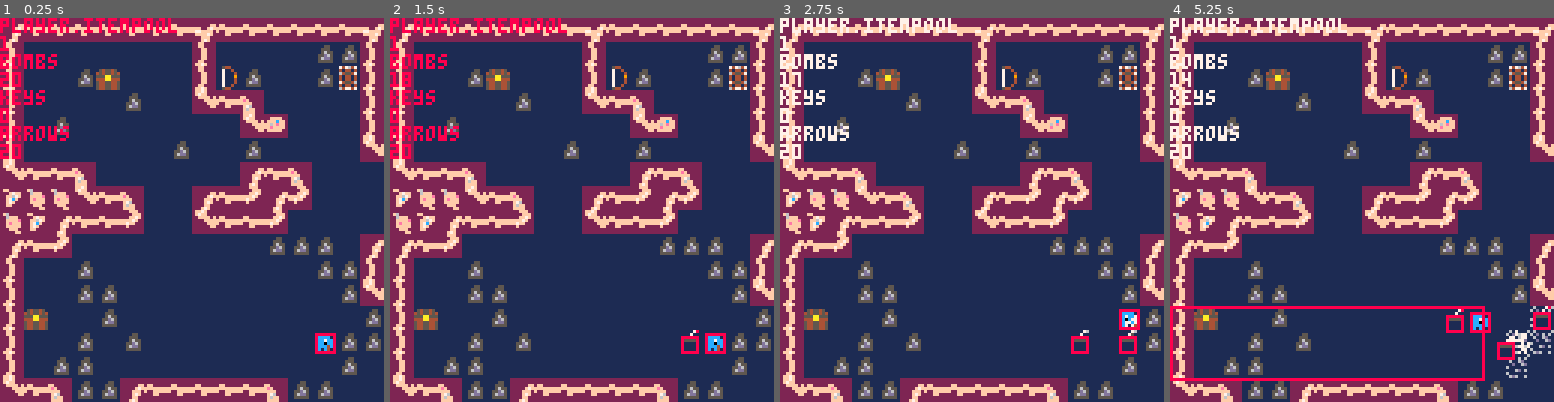
Above: before the commit, frames 1-4 (left to right).
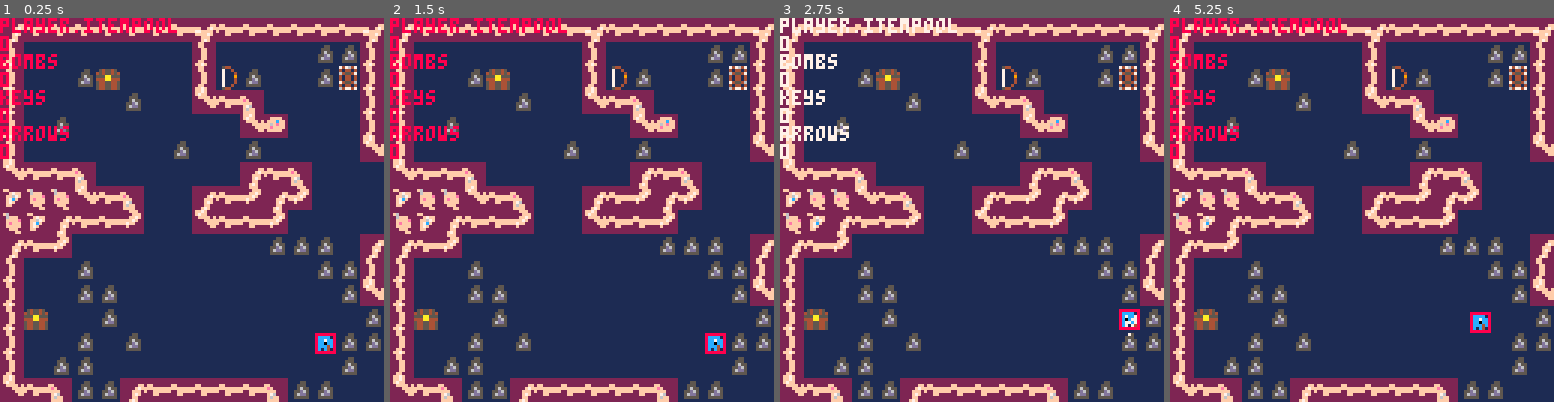
Above: after the commit, the same moments.

Repository: s-france/pico8GameS
Game: PICO-8 cartridge squid.p8
Two runs of this game, one before a commit and one after it. Both use one fixed random seed, a clock stepped at 60 frames per second and the inputs below.
Inputs:
- Up to frame 1 (0.25 s): no input
- Up to frame 2 (1.5 s): tap X (X key) at 0.33, 1.07 s; tap O (Z key) at 0.7 s
- Up to frame 3 (2.75 s): hold Right 1.6-2.1 s; tap O (Z key) at 1.7, 2.1, 2.5 s; tap X (X key) at 1.85 s; hold Up 2.15-2.42 s; hold Right from 2.47 s (still down)
- Up to frame 4 (5.25 s): tap O (Z key) every 0.4 s from 2.9 to 4.9 s; tap X (X key) at 2.97, 4.08, 5.2 s; release Right at 3.03 s; hold Left 3.08-3.58 s; hold Down 3.63-3.97 s; hold Right 4.02-4.68 s; hold Up 4.73-5.03 s; hold Left from 5.08 s (still down)

The runs differ from the first frame. In frame 1, 0.2% of the frame differs, in the area x 0-6%, y 4-37%; in frame 2, 0.5%; in frame 3, 0.6%; in frame 4, 5.1%, in the area x 0-100%, y 0-95%.

Commit message:
Update squid.p8

Diff:
--- a/squid.p8
+++ b/squid.p8
@@ -128,12 +128,12 @@
  player.interaction = false
  // player items
  player.itempool = {
-  ["bow"] = {42, 1, 0},
+  ["bow"] = {42, 0, 0},
  	["raft"] = {43, 0, 0} }
  player.resources = {
-  ["bombs"] = {20, 0},
+  ["bombs"] = {0, 0},
   ["keys"] = {0},
-  ["arrows"] = {20},
+  ["arrows"] = {0},
   ["money"] = {0} }
  player.inputs = {
   [1] = "sword",
@@ -235,10 +235,6 @@
 
 function update_player()
 
-	--process input, update world pos
-	// called from above
-	move_player()
-
 	--update player face direction
 
  local prev = player.face
@@ -263,7 +259,9 @@
 		player.face -=1
 	end
 
-
+	--process input, update world pos
+	// called from above
+	move_player()
 
 
 
@@ -670,51 +668,6 @@
 	return sub(tostr(v,true),5,6)
 end
 
-function load_level(id)
-	has_dashed,has_key= false
-
-	--remove existing objects
-	foreach(objects,destroy_object)
-
-	--reset camera speed
-	cam_spdx,cam_spdy=0,0
-
-	local diff_level=lvl_id~=id
-
-	--set level index
-	lvl_id=id
-
-	--set level globals
-	local tbl=split(levels[lvl_id])
-	for i=1,4 do
-		_ENV[split"lvl_x,lvl_y,lvl_w,lvl_h"[i]]=tbl[i]*16
-	end
-	lvl_title=tbl[5]
-	lvl_pw,lvl_ph=lvl_w*8,lvl_h*8
-
-	--level title setup
-	ui_timer=5
-
-	--reload map
-	if diff_level then
-		reload()
-		--check for mapdata strings
-		if mapdata[lvl_id] then
-			replace_mapdata(lvl_x,lvl_y,lvl_w,lvl_h,mapdata[lvl_id])
-		end
-	end
-
-	-- entities
-	for tx=0,lvl_w-1 do
-		for ty=0,lvl_h-1 do
-			local tile=tile_at(tx,ty)
-			if tiles[tile] then
-				init_object(tiles[tile],tx*8,ty*8,tile)
-			end
-		end
-	end
-end
-
 --replace mapdata with hex
 function replace_mapdata(x,y,w,h,data)
 	for i=1,#data,2 do
@@ -1343,12 +1296,12 @@
 0603030303030303030303030303030303030303030303030303030303030303030303030303030303030303030303030303030303030303030303030303030303030303030303030303030303030303030303030303030303030303030303030303030303030303030303030303030303030303030303030303030303030306
 060303030303030303030303030303030303030308040d0317040409030303030303031f1f1f1f1f1f1f0303030303030303030303030303030303030303030303030303030303030303030303030303030303030303030303030303030303030303030303030303030303030303030303030303030303030303030303030306
 0603030303031f1e1f1e1f0303030303030303030601010101010106030303030303031f30303030301f0303030303030303030303030303030303030303030303030303030303030303030303030303030303030303030303030303030303030303030303030303030303030303030303030303030303030303030303030306
-06031a0303031f0319031f030303030303030303060101010101010f030303030303031f30303030301f0303030303030303030303030303030303030303030303030303030303030303030303030303030303030303030303030303030303030303030303030303030303030303030303030303030303030303030303030306
-06031a0303031f0303031f0303030303030303030f01010101010103030303030303031f30303030301f0303030303030303030303030303030303030303030303030303030303030303030303030303030303030303030303030303030303030303030303030303030303030303030303030303030303030303030303030306
-06031a0303031f1e1d1e1f030303030303030303030101011b01010e030303030303031f30303030301f0303030303030303030303030303030303030303030303030303030303030303030303030303030303030303030303030303030303030303030303030303030303030303030303030303030303030303030303030306
-06031a03030303030303030303030303030303030e01010101010106030303030303031f1f1f2f1f1f1f0303030303030303030303030303030303030303030303030303030303030303030303030303030303030303030303030303030303030303030303030303030303030303030303030303030303030303030303030306
-06031a0303030303030303030303030303030303060101010101010603030303030303030303030303030303030303030303030303030303030303030303030303030303030303030303030303030303030303030303030303030303030303030303030303030303030303030303030303030303030303030303030303030306
-06030303031d03031d03031d03030303030303030504040d0317040703030303030303030303030303030303030303030303030303030303030303030303030303030303030303030303030303030303030303030303030303030303030303030303030303030303030303030303030303030303030303030303030303030306
+0603030303031f0319031f030303030303030303060101010101010f030303030303031f30303030301f0303030303030303030303030303030303030303030303030303030303030303030303030303030303030303030303030303030303030303030303030303030303030303030303030303030303030303030303030306
+0603030303031f0303031f0303030303030303030f01010101010103030303030303031f30303030301f0303030303030303030303030303030303030303030303030303030303030303030303030303030303030303030303030303030303030303030303030303030303030303030303030303030303030303030303030306
+0603030303031f1e1d1e1f030303030303030303030101011b01010e030303030303031f30303030301f0303030303030303030303030303030303030303030303030303030303030303030303030303030303030303030303030303030303030303030303030303030303030303030303030303030303030303030303030306
+06030303030303030303030303030303030303030e01010101010106030303030303031f1f1f2f1f1f1f0303030303030303030303030303030303030303030303030303030303030303030303030303030303030303030303030303030303030303030303030303030303030303030303030303030303030303030303030306
+0603030303030303030303030303030303030303060101010101010603030303030303030303030303030303030303030303030303030303030303030303030303030303030303030303030303030303030303030303030303030303030303030303030303030303030303030303030303030303030303030303030303030306
+06030303030303030303030303030303030303030504040d0317040703030303030303030303030303030303030303030303030303030303030303030303030303030303030303030303030303030303030303030303030303030303030303030303030303030303030303030303030303030303030303030303030303030306
 0603030303030303030303030303030303030303030303030303030303030303030303030303030303030303030303030303030303030303030303030303030303030303030303030303030303030303030303030303030303030303030303030303030303030303030303030303030303030303030303030303030303030306
 0603030303030303030303030303030303030303030303030303030303030303030303030303030303030303030303030303030303030303030303030303030303030303030303030303030303030303030303030303030303030303030303030303030303030303030303030303030303030303030303030303030303030306
 0603030303030303030303030303030303030303030303030303030303030303030303030303030303030303030303030303030303030303030303030303030303030303030303030303030303030303030303030303030303030303030303030303030303030303030303030303030303030303030303030303030303030306
